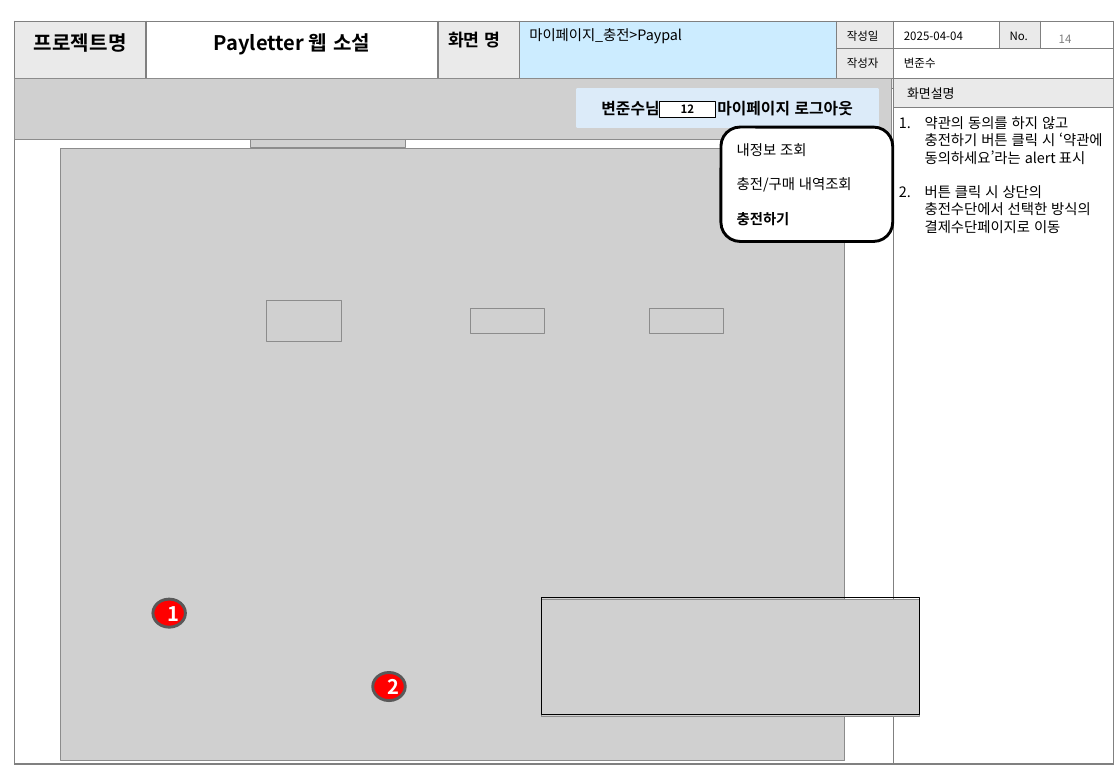
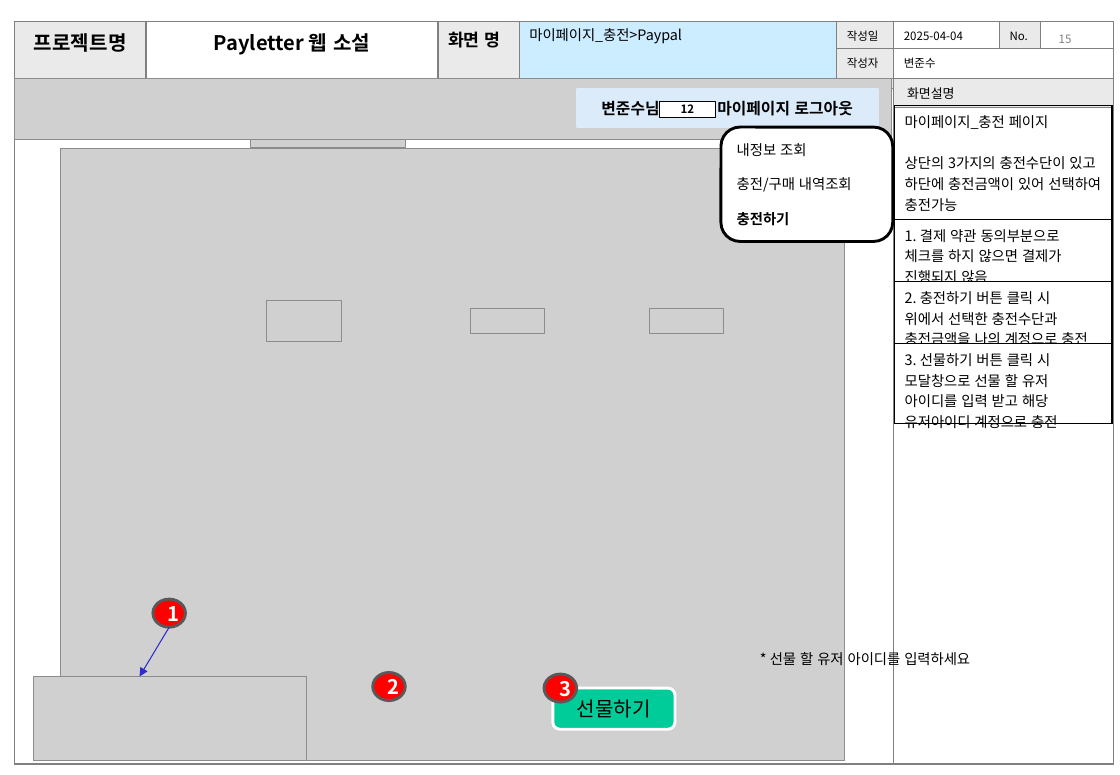
Before and after one commit to joons97/jsp_prj, a slide deck: slide 16 of 기획안_변준수.pptx (slide 15 before the commit). Drawn at 1120x775 pixels with LibreOffice and Linux fonts; fonts in the diff are those of the drawing; grey boxes stand for pictures; background and template pictures are left out. Boxes give left, top, right and bottom in pixels: in the first picture for what was removed or moved away, otherwise in the second. Text is boxed around its words. In the diff, an @@ line names an element or a change of style, - is before the commit and + after.

```diff
--- a/기획안_변준수.pptx
+++ b/기획안_변준수.pptx
@@ page number at (1059, 34, 1072, 43): text changed @@
-14
+15
@@ table added at (895, 105, 1113, 432), 4 rows, 1 columns @@
+마이페이지_충전 페이지 / 상단의 3가지의 충전수단이 있고 하단에 충전금액이 있어 선택하여 충전가능
+1. 결제 약관 동의부분으로 체크를 하지 않으면 결제가 진행되지 않음
+2. 충전하기 버튼 클릭 시 위에서 선택한 충전수단과 충전금액을 나의 계정으로 충전
+3. 선물하기 버튼 클릭 시 모달창으로 선물 할 유저 아이디를 입력 받고 해당 유저아이디 계정으로 충전
@@ text removed at (925, 116, 1103, 233) @@
-1. 약관의 동의를 하지 않고 충전하기 버튼 클릭 시 ‘약관에 동의하세요’라는 alert 표시
-2. 버튼 클릭 시 상단의 충전수단에서 선택한 방식의 결제수단페이지로 이동
@@ rectangle removed at (541, 598, 919, 715) @@
@@ arrow added from (170, 628) to (140, 677), #2E2ECB 0.75 pt @@
@@ text added at (770, 649, 970, 668), 10 pt, text #000000 @@
+* 선물 할 유저 아이디를 입력하세요
@@ picture: place and size @@
-picture at (541, 600, 919, 717)
+picture at (34, 677, 307, 762)
@@ ellipse added at (544, 674, 576, 702), fill #FF0000, outline #595959 2 pt, 14 pt, text #FFFFFF, bold @@
+3
@@ rounded rectangle added at (553, 689, 675, 730), fill #00CC99, outline #FFFFFF 2 pt, 14 pt, text #000000 @@
+선물하기
```
Also in this commit, not shown: 13 other slides changed, 14 slides added, 3 slides removed.
